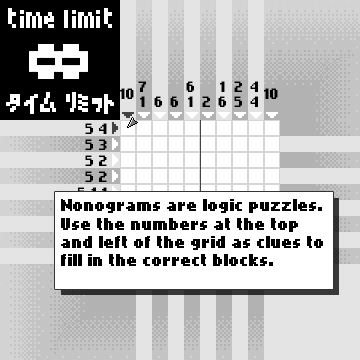
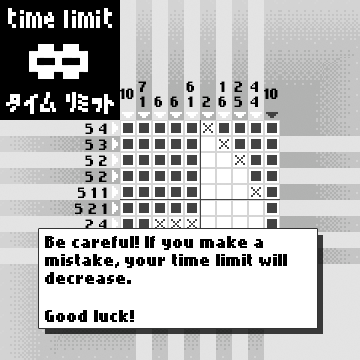
Comparing the layer stacks of the two (360, 360) images. Changes:
renamed "Nonograms are logic puzzles. Use the numbers at the top and le" to "Be careful! If you make a mist", painted on it over bbox(45, 199, 323, 322)
painted on "Text Window" over bbox(39, 192, 333, 328)
hid "Step 1" over bbox(38, 50, 339, 334)
showed "Step 4" over bbox(38, 50, 339, 334)
showed "Step 5" over bbox(38, 50, 339, 334)
